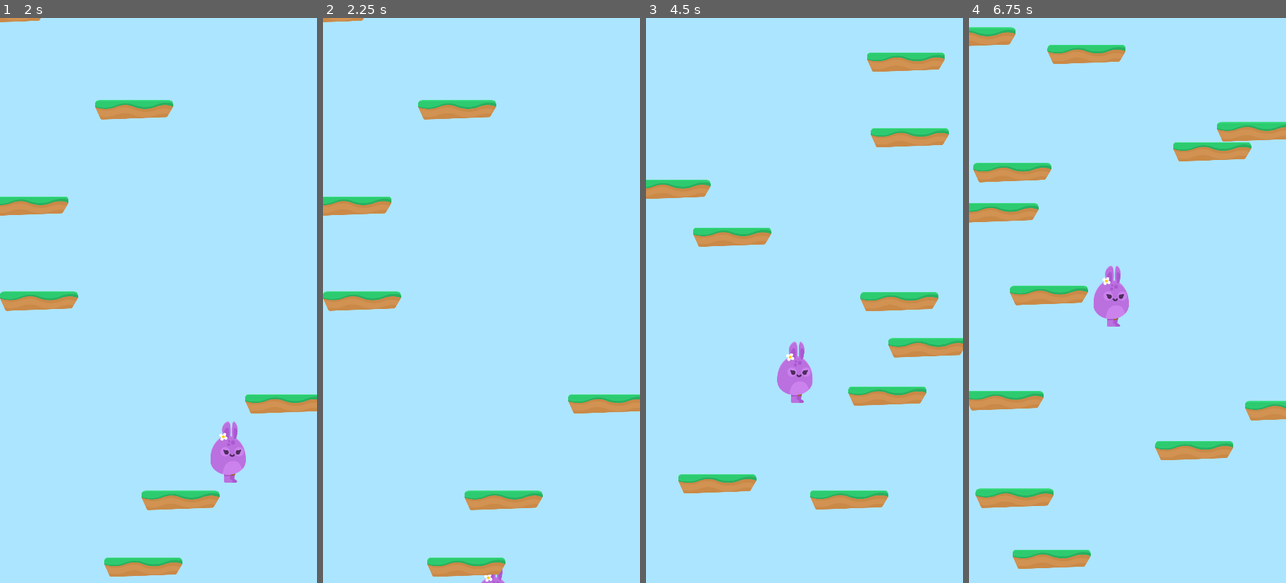
Above: before the commit, frames 1-4 (left to right).
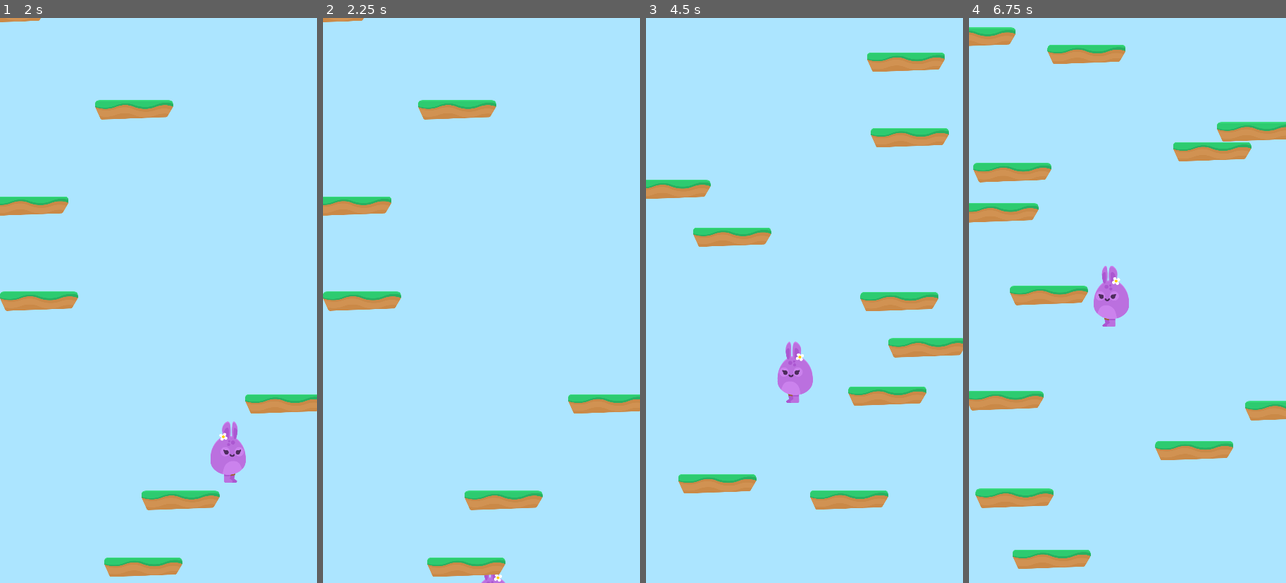
Above: after the commit, the same moments.

Repository: thebuddyadrian/rgd-doodle-jump-bug-challenge-godot
Game: Godot game, scene res://Game.tscn
Two runs of this game, one before a commit and one after it. Both use one fixed random seed, a clock stepped at 60 frames per second and the inputs below.
Inputs (mouse positions are in pixels of both pictures, inside the frame that each line leads up to):
- Up to frame 1 (2 s): click "PLAY" at 0.5 s; move the mouse to (228, 272) at 1.27 s
- Up to frame 2 (2.25 s): move the mouse to (418, 328) at 2.02 s
- Up to frame 3 (4.5 s): click "PLAY" at 2.75 s; move the mouse to (836, 176) at 3.52 s; move the mouse to (788, 413) at 4.27 s
- Up to frame 4 (6.75 s): click "PLAY" at 5 s; move the mouse to (1222, 385) at 5.77 s; move the mouse to (1032, 215) at 6.52 s

Frame 1 is identical in both runs. In frame 2, less than 0.1% of the frame differs, in the area x 49-58%, y 97-100%; in frame 3, 0.3%, in the area x 41-53%, y 57-69%; in frame 4, 0.3%.
Error before the commit: Invalid get index 'scale' (on base: 'null instance'). (res://Objects/Player.gd:25)

Commit message:
renamed AnimatedSprite to Sprite

Diff:
--- a/Objects/Player.gd
+++ b/Objects/Player.gd
@@ -22,9 +22,9 @@
 
 		# Make player face in the movement direction
 		if get_global_mouse_position().x > position.x:
-			$AnimatedSprite.scale.x = 1
+			$Sprite.scale.x = 1
 		elif get_global_mouse_position().x < position.x:
-			$AnimatedSprite.scale.x = -1
+			$Sprite.scale.x = -1
 
 
 func jump():
